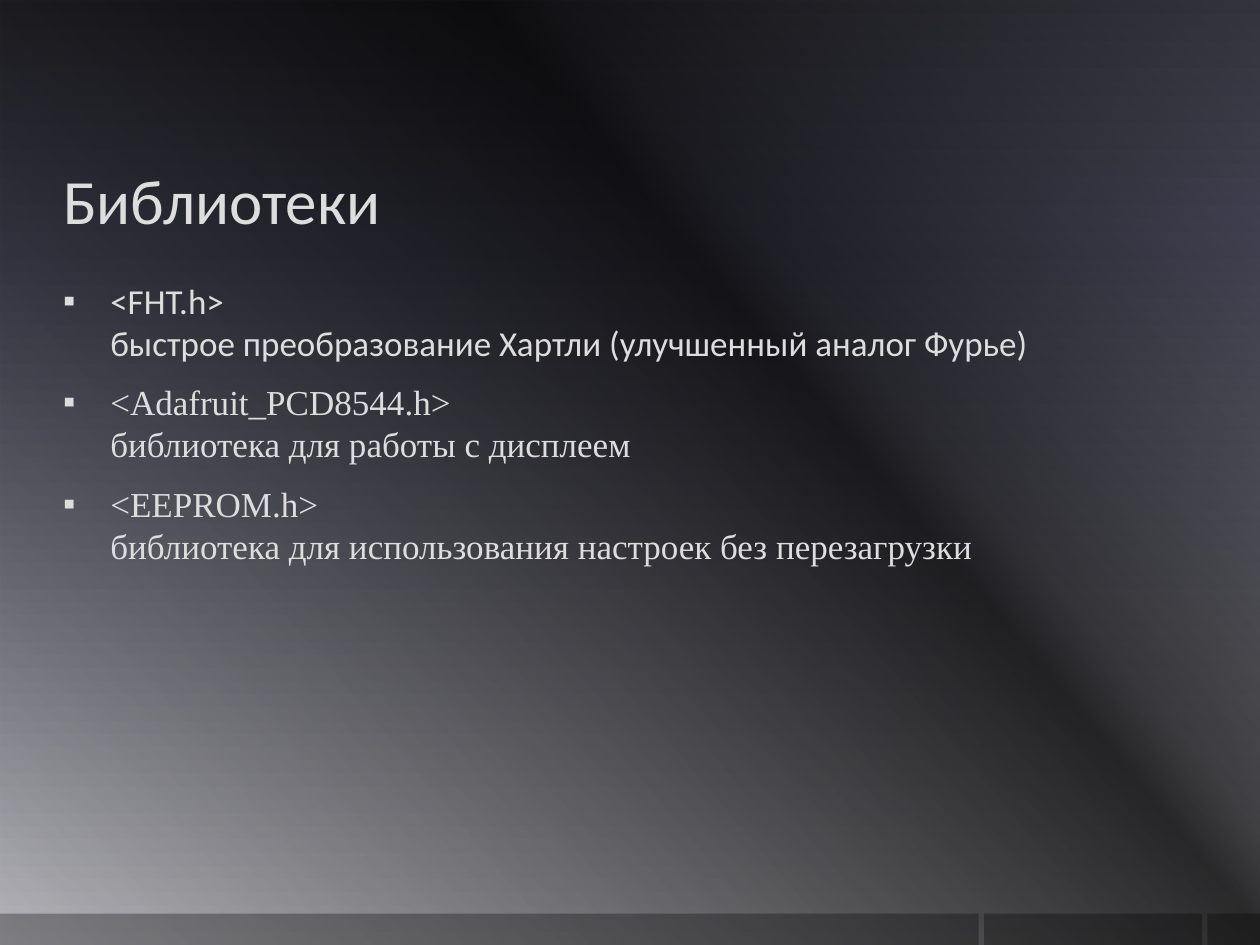
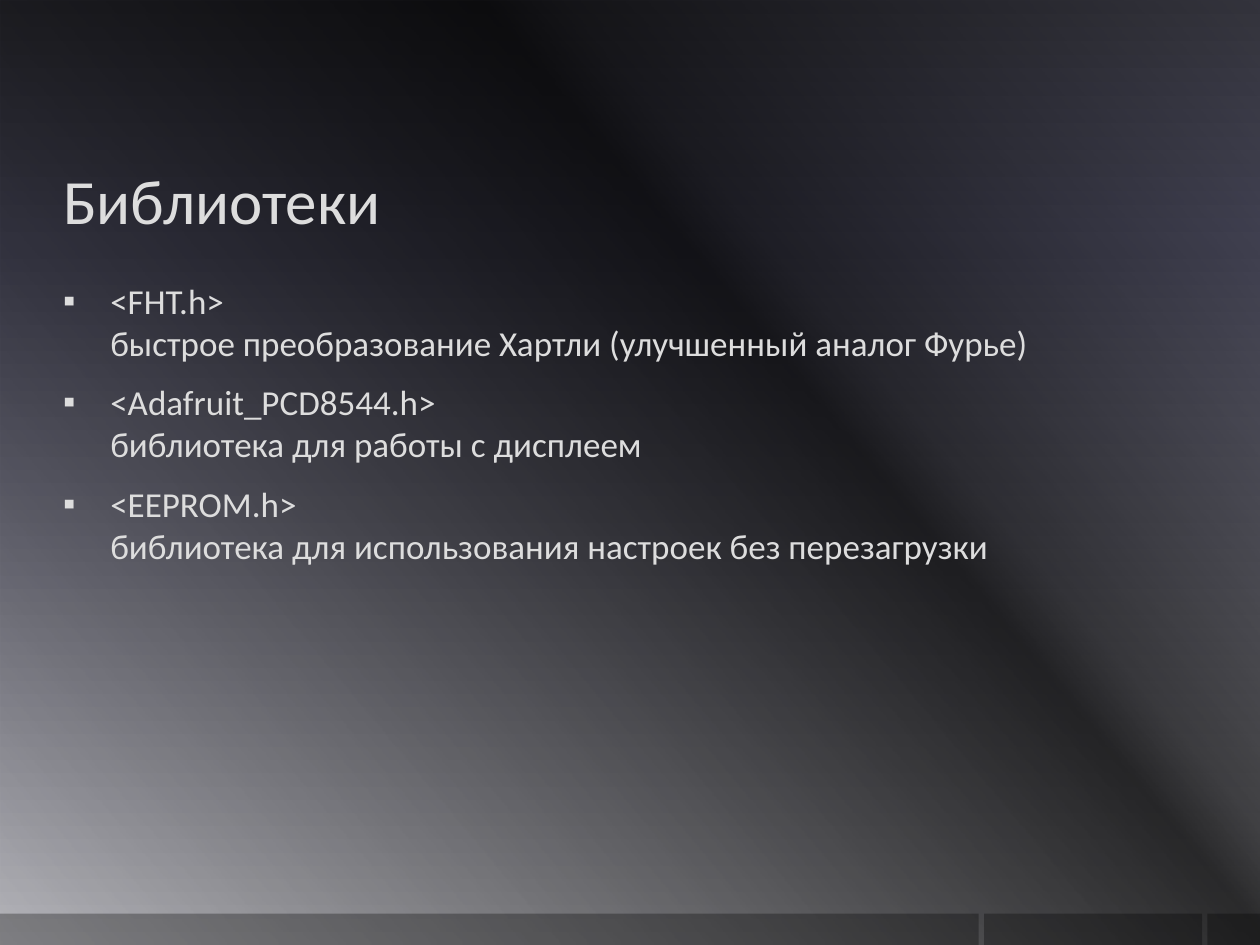
Before and after one commit to dmynov/Equalizer_arduino, a slide deck: slide 9 of Proekt_Equalizer.pptx. Drawn at 1260x945 pixels with LibreOffice and Linux fonts; fonts in the diff are those of the drawing; background and template pictures are left out. Boxes give left, top, right and bottom in pixels: in the first picture for what was removed or moved away, otherwise in the second. Text is boxed around its words. In the diff, an @@ line names an element or a change of style, - is before the commit and + after.

```diff
--- a/Proekt_Equalizer.pptx
+++ b/Proekt_Equalizer.pptx
@@ text at bbox=[110, 390, 987, 565]: font Times New Roman to Calibri in "<Adafruit_PCD8544.h> библиотека для работы с дисплеем", "<EEPROM.h> библиотека для использования настроек без перезаг ..." @@
```
Also in this commit, not shown: 2 other slides changed.
